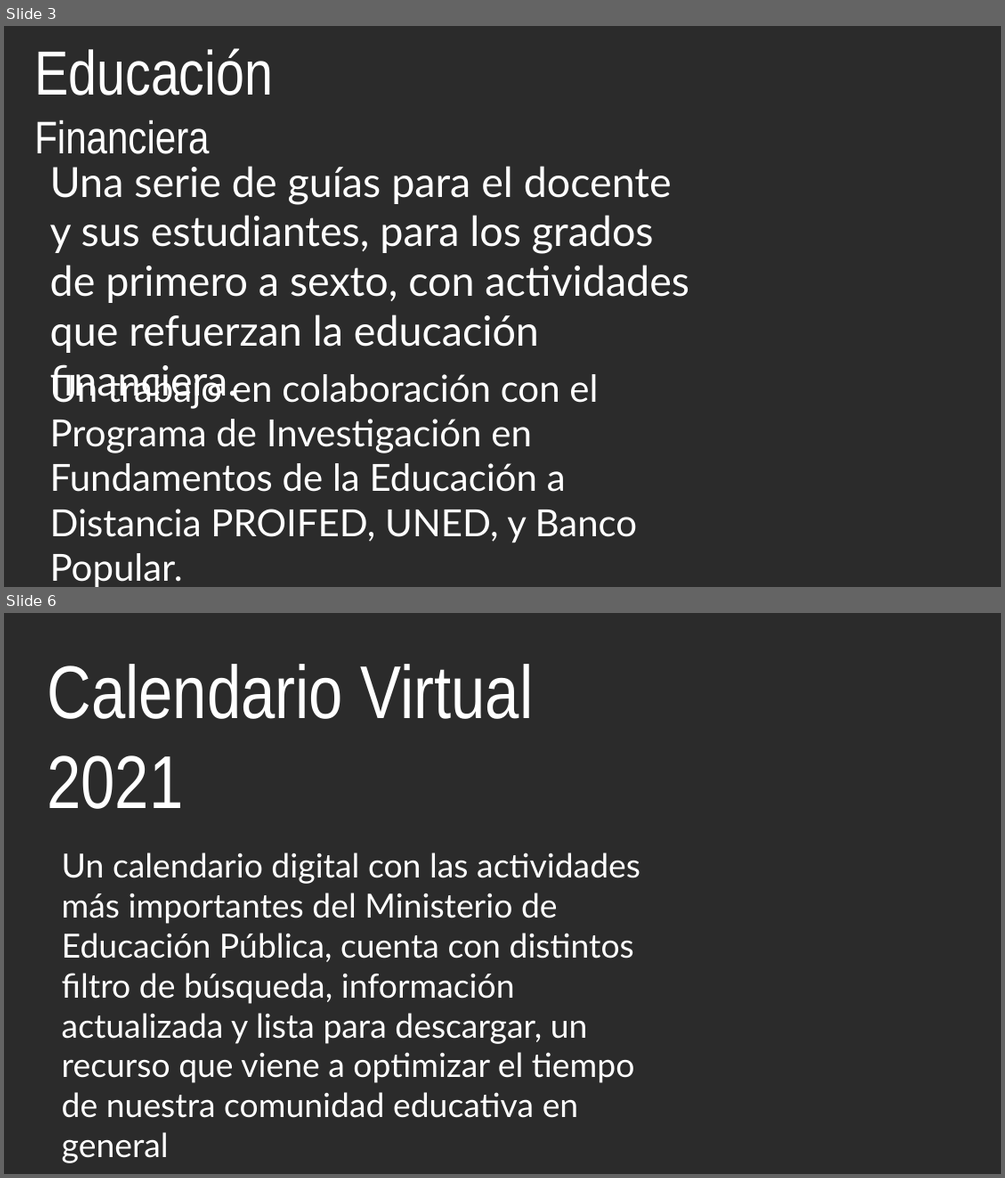
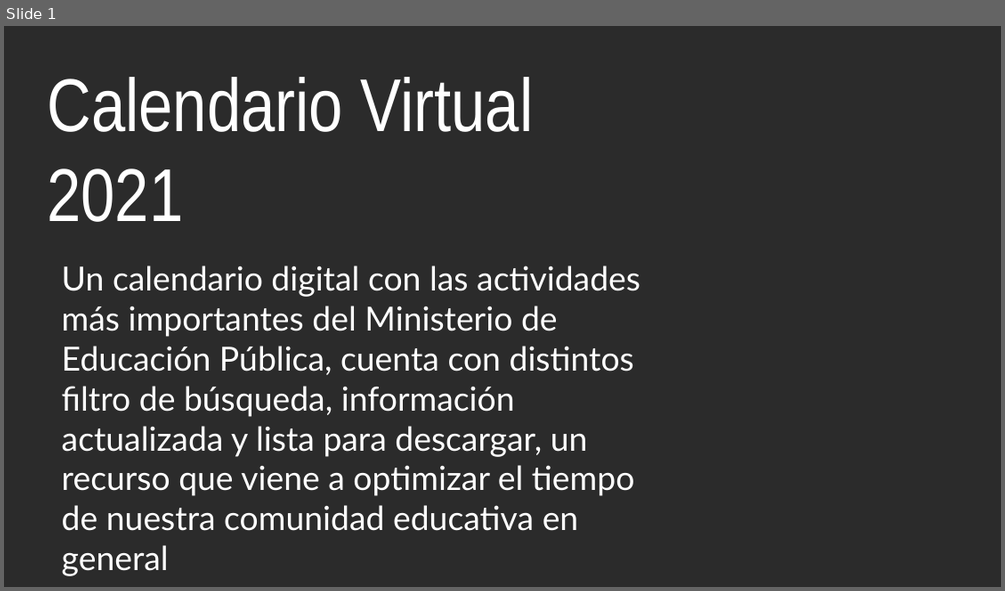
Before and after one commit to producciongespro/ColeccionRecursosGespro, a slide deck: diseño/img-avances/descriptivo.pptx. Shown one above the other, each under a label of ours: slides 3 and 6 before the commit, slide 1 after it; the slides between them are not shown. The pictures are 1005x1178 and 1005x591 pixels, drawn with LibreOffice and Linux fonts; fonts in the diff are those of the drawing; background and template pictures are left out; a plain dark background stands for a picture behind light text. Boxes give left, top, right and bottom in pixels: in the first picture for what was removed or moved away, otherwise in the second. Text is boxed around its words. In the diff, an @@ line names an element or a change of style, - is before the commit and + after.

Commit message:
Sección de avances
Se agregan 5 recursos más para avances

```diff
--- a/diseño/img-avances/descriptivo.pptx
+++ b/diseño/img-avances/descriptivo.pptx
@@ slide 3 removed at [4,26,1001,587], background picture (left out) @@
@@ text removed at [34,48,273,154] @@
-Educación
-Financiera
@@ text removed at [50,166,689,353] @@
-Una serie de guías para el docente y sus estudiantes, para los grados de primero a sexto, con actividades que refuerzan la educación financiera.
@@ text removed at [50,370,638,543] @@
-Un trabajo en colaboración con el Programa de Investigación en Fundamentos de la Educación a Distancia PROIFED, UNED, y Banco Popular.
@@ what was slide 6 is now slide 1 @@
```
Also in this commit, not shown: 1 slide added, 5 other slides removed, 10 other files.
